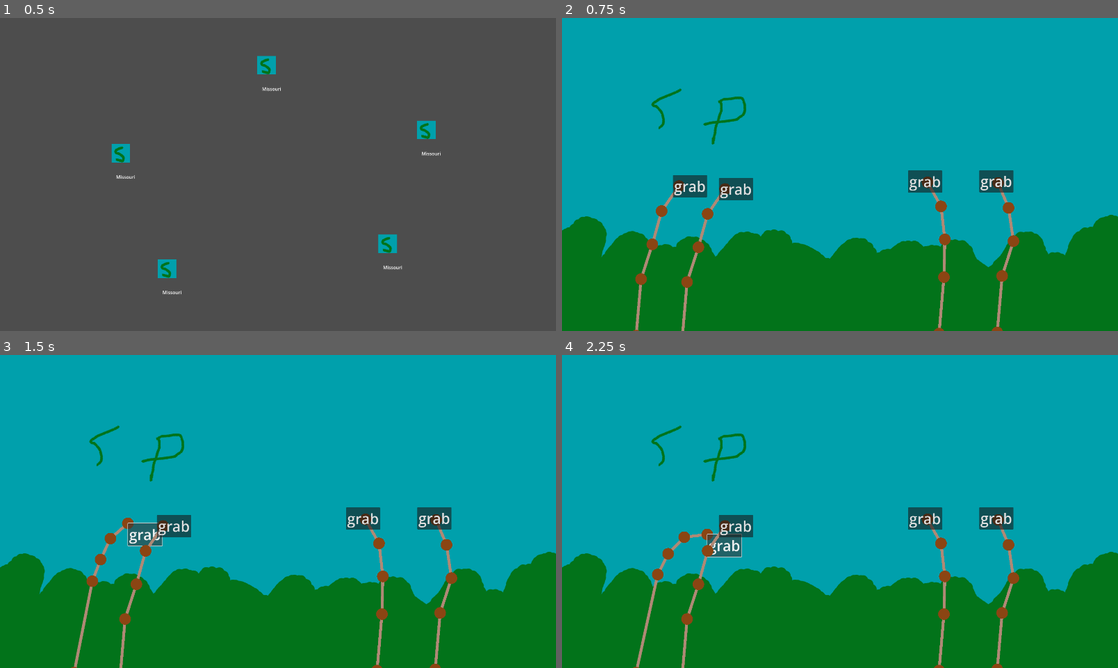
Above: before the commit, frames 1-4 (two rows, left to right).
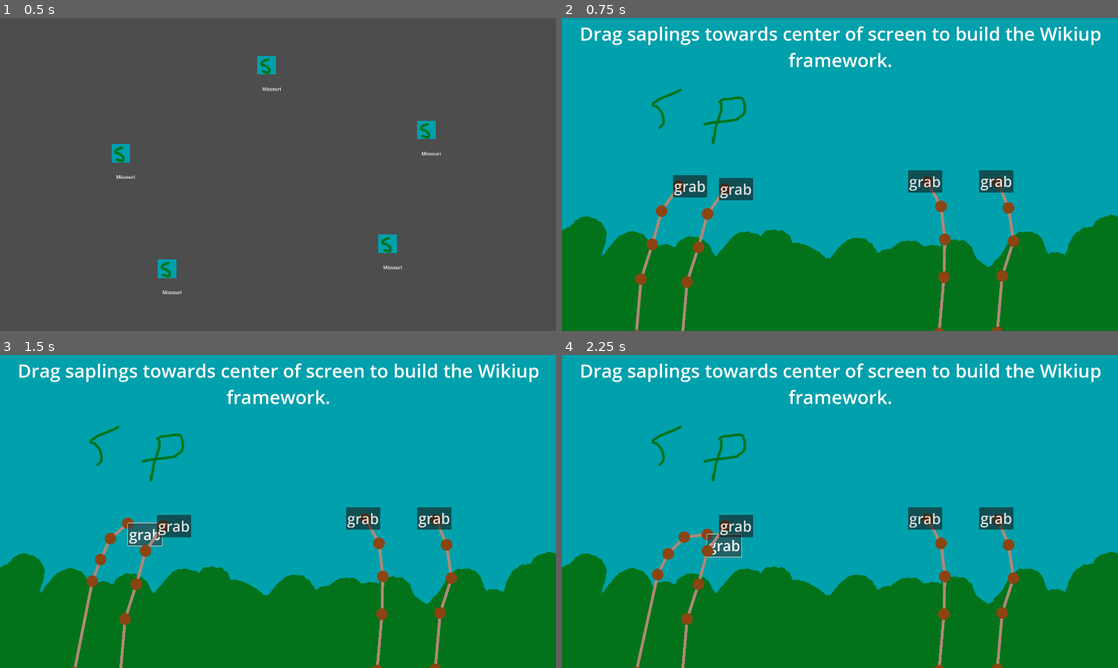
Above: after the commit, the same moments.

Repository: jadicodes/usitcc-hackathon-2025
Game: Godot game, scene res://game.tscn
The game is run twice, just before and just after one commit, with the same random seed, the same clock (stepped at 60 frames per second) and the same inputs. The engine's default icon, where the game draws it, is replaced by a stand-in: a white triangle on a blue panel in a dark square.
Inputs:
- Up to frame 1 (0.5 s): no input
- Up to frame 2 (0.75 s): click "Missouri" at 0.5 s
- Up to frame 3 (1.5 s): click "grab" at 1.25 s
- Up to frame 4 (2.25 s): click "grab" at 2 s

Frame 1 is identical in both runs. In frame 2, 2.0% of the frame differs, in the area x 3-97%, y 2-16%; in frame 3, 2.0%; in frame 4, 2.0%.

Commit message:
Add instructions to firepit and stickbending

Diff:
--- a/project/minigames/firepit/firepit.tscn
+++ b/project/minigames/firepit/firepit.tscn
@@ -27,16 +27,16 @@
 position = Vector2(1014, 365)
 
 [node name="Rock" parent="." instance=ExtResource("2_5vdjj")]
-position = Vector2(237, 182)
+position = Vector2(600, 392)
 
 [node name="Rock2" parent="." instance=ExtResource("2_5vdjj")]
-position = Vector2(347, 458)
+position = Vector2(286, 599)
 
 [node name="Rock3" parent="." instance=ExtResource("2_5vdjj")]
 position = Vector2(378, 891)
 
 [node name="Rock4" parent="." instance=ExtResource("2_5vdjj")]
-position = Vector2(1194, 173)
+position = Vector2(1331, 312)
 
 [node name="Rock5" parent="." instance=ExtResource("2_5vdjj")]
 position = Vector2(1537, 593)
@@ -49,4 +49,13 @@
 position = Vector2(923, 515)
 texture = ExtResource("3_281jo")
 
+[node name="Label" type="Label" parent="."]
+offset_left = 5.0
+offset_right = 1905.0
+offset_bottom = 179.0
+theme_override_font_sizes/font_size = 64
+text = "Create a circle of stones around the firepit so that the fire is safely contained."
+horizontal_alignment = 1
+autowrap_mode = 2
+
 [connection signal="rock_placed" from="Rock" to="." method="_on_rock_rock_placed"]
--- a/project/minigames/stickbending/stickbending.tscn
+++ b/project/minigames/stickbending/stickbending.tscn
@@ -105,6 +105,15 @@
 position = Vector2(930, 512)
 shape = SubResource("RectangleShape2D_of5jb")
 
+[node name="Label" type="Label" parent="."]
+offset_left = 5.0
+offset_right = 1905.0
+offset_bottom = 179.0
+theme_override_font_sizes/font_size = 64
+text = "Drag saplings towards center of screen to build the Wikiup framework."
+horizontal_alignment = 1
+autowrap_mode = 2
+
 [connection signal="button_down" from="Stick/Button" to="Stick" method="_on_button_button_down"]
 [connection signal="button_up" from="Stick/Button" to="Stick" method="_on_button_button_up"]
 [connection signal="button_down" from="Stick2/Button" to="Stick2" method="_on_button_button_down"]
